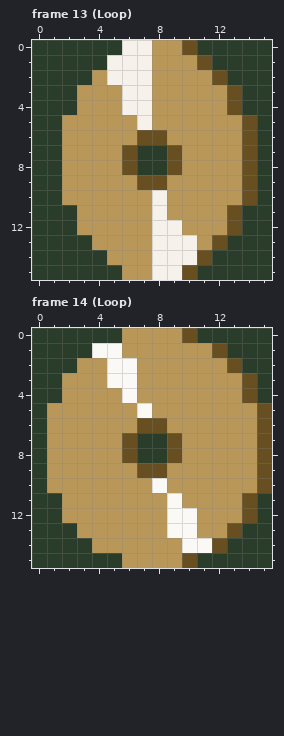
Pixel-art file: assets/Prop/SaveDisk.ase. This is how it looked before the edit.
16x16 pixels, 32 frames. Colours within 5 levels of each other are drawn and written as one. Shown: frame 13 (Loop), frame 14 (Loop). The commit also changed other frames, which this record leaves out.
And afterwards:
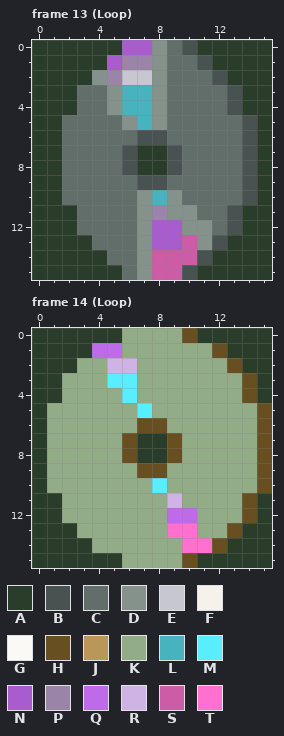
Palette (. is transparent): A #2a3d2b  B #475251  C #626e6a  D #85928c  E #c7c7d1  F #f6f2eb  G #fbf9f5  H #684f21  J #b99758  K #92ac88  L #47b3bf  M #59eeff  N #a85ccd  P #9a85a9  Q #bf6ae9  R #d0b3e5  S #cd5ca7  T #ff70cf
Change:
layer "shines rainbow" added
--- frame 13 (Loop), layer "shines rainbow"
@@ x 0..15 @@
- 0 AAAAAAFFJJHAAAAA
- 1 AAAAAFFFJJJHAAAA
- 2 AAAAJFFFJJJJHAAA
- 3 AAAJJJFFJJJJJHAA
- 4 AAAJJJFFJJJJJHAA
- 5 AAJJJJJFJJJJJJHA
- 6 AAJJJJJHHJJJJJHA
- 7 AAJJJJHAAHJJJJHA
- 8 AAJJJJHAAHJJJJHA
- 9 AAJJJJJHHJJJJJHA
-10 AAJJJJJJFJJJJJHA
-11 AAAJJJJJFJJJJHAA
-12 AAAJJJJJFFJJJHAA
-13 AAAAJJJJFFFJHAAA
-14 AAAAAJJJFFFHAAAA
-15 AAAAAAJJFFHAAAAA
+ 0 AAAAAANNDCBAAAAA
+ 1 AAAAANPPDCCBAAAA
+ 2 AAAADPEEDCCCBAAA
+ 3 AAACCDLLDCCCCBAA
+ 4 AAACCDLLDCCCCBAA
+ 5 AACCCCDLDCCCCCBA
+ 6 AACCCCCBBCCCCCBA
+ 7 AACCCCBAABCCCCBA
+ 8 AACCCCBAABCCCCBA
+ 9 AACCCCCBBCCCCCBA
+10 AACCCCCDLDCCCCBA
+11 AAACCCCDPDDCCBAA
+12 AAACCCCDNNDDCBAA
+13 AAAACCCDNNSDBAAA
+14 AAAAACCDSSSBAAAA
+15 AAAAAACDSSBAAAAA
--- frame 14 (Loop), layer "shines rainbow"
@@ x 0..15 @@
- 0 AAAAAAJJJJHAAAAA
- 1 AAAAGGJJJJJJHAAA
- 2 AAAJJGGJJJJJJHAA
- 3 AAJJJGGJJJJJJJHA
- 4 AAJJJJGJJJJJJJHA
- 5 AJJJJJJGJJJJJJJH
- 6 AJJJJJJHHJJJJJJH
- 7 AJJJJJHAAHJJJJJH
- 8 AJJJJJHAAHJJJJJH
- 9 AJJJJJJHHJJJJJJH
-10 AJJJJJJJGJJJJJJH
-11 AAJJJJJJJGJJJJHA
-12 AAJJJJJJJGGJJJHA
-13 AAAJJJJJJGGJJHAA
-14 AAAAJJJJJJGGHAAA
-15 AAAAAAJJJJHAAAAA
+ 0 AAAAAAKKKKHAAAAA
+ 1 AAAAQQKKKKKKHAAA
+ 2 AAAKKRRKKKKKKHAA
+ 3 AAKKKMMKKKKKKKHA
+ 4 AAKKKKMKKKKKKKHA
+ 5 AKKKKKKMKKKKKKKH
+ 6 AKKKKKKHHKKKKKKH
+ 7 AKKKKKHAAHKKKKKH
+ 8 AKKKKKHAAHKKKKKH
+ 9 AKKKKKKHHKKKKKKH
+10 AKKKKKKKMKKKKKKH
+11 AAKKKKKKKRKKKKHA
+12 AAKKKKKKKQQKKKHA
+13 AAAKKKKKKTTKKHAA
+14 AAAAKKKKKKTTHAAA
+15 AAAAAAKKKKHAAAAA
Where, in picture pixels (left, top, right, bottom), the same in both pictures:
changed: (62, 40, 257, 280)
changed: (47, 328, 257, 568)
